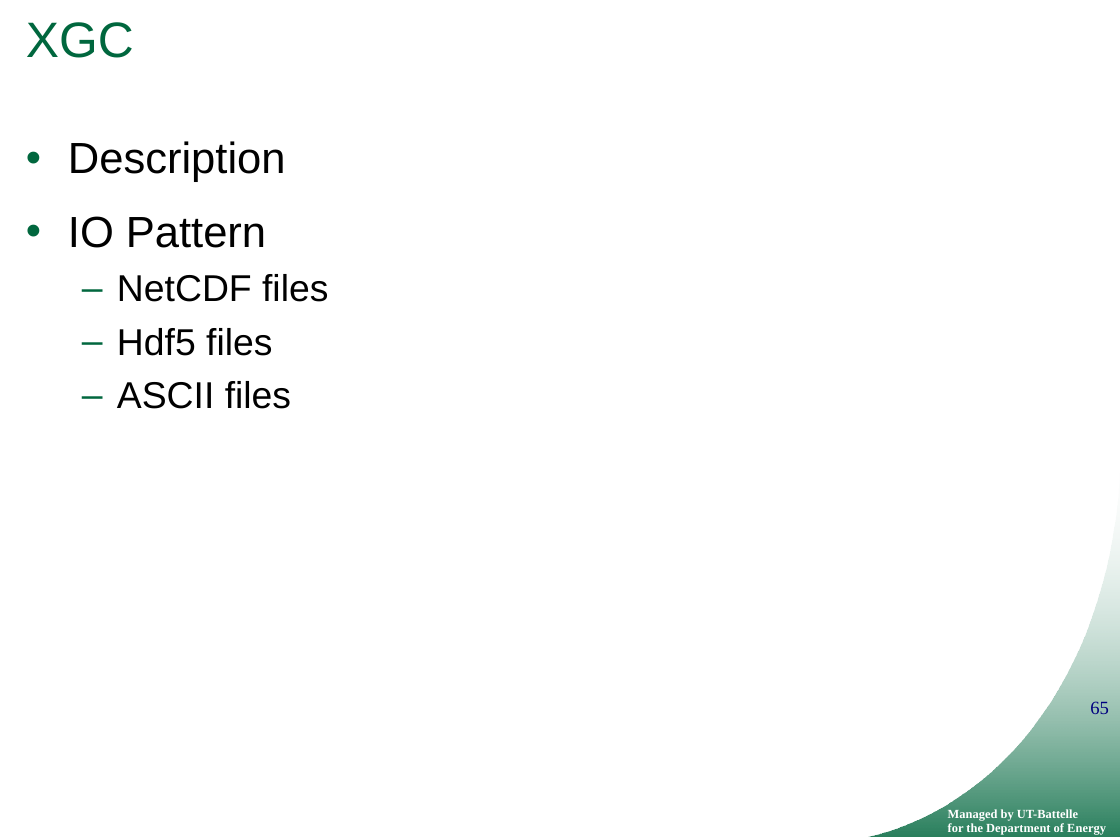
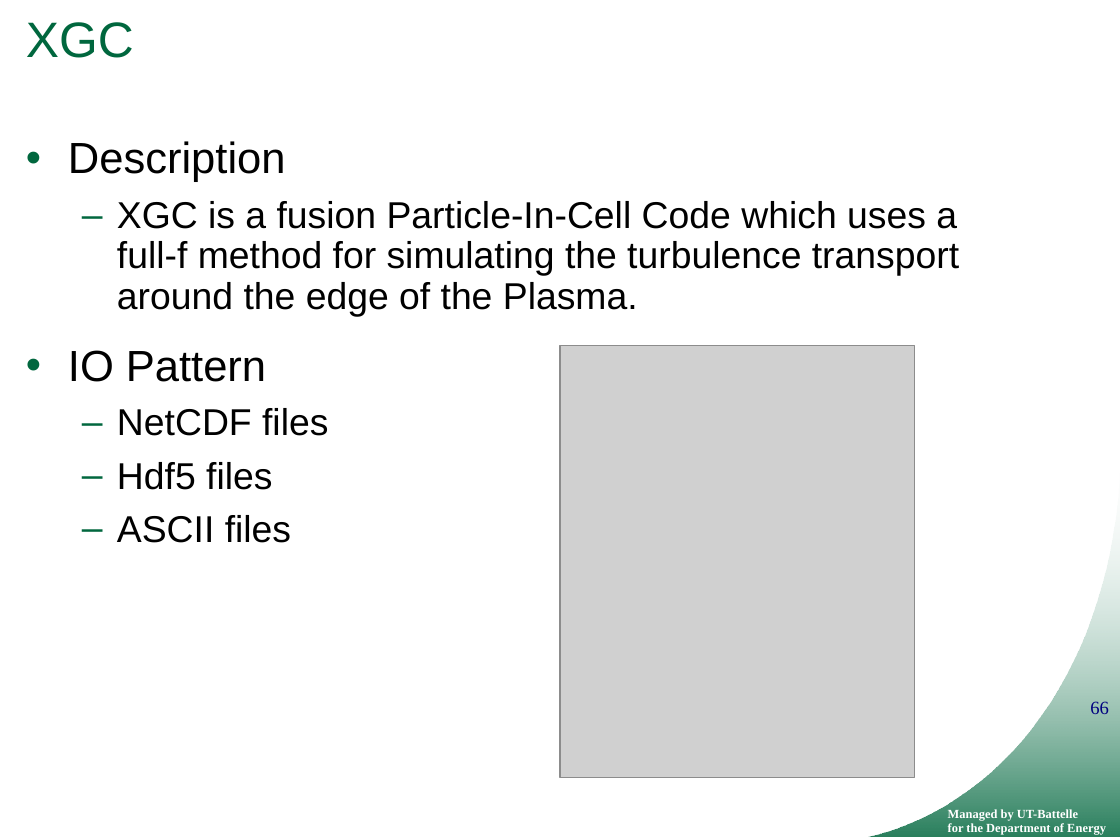
Before and after one commit to ornladios/ADIOS, a slide deck: slide 66 of tutorial/adios_api_scidac_tutorial.pptx (slide 65 before the commit). Drawn at 1120x840 pixels with LibreOffice and Linux fonts; fonts in the diff are those of the drawing; grey boxes stand for pictures; background and template pictures are left out. Boxes give left, top, right and bottom in pixels: in the first picture for what was removed or moved away, otherwise in the second. Text is boxed around its words. In the diff, an @@ line names an element or a change of style, - is before the commit and + after.

```diff
--- a/tutorial/adios_api_scidac_tutorial.pptx
+++ b/tutorial/adios_api_scidac_tutorial.pptx
@@ text at [117,201,959,316]: paragraph added @@
+  – XGC is a fusion Particle-In-Cell Code which uses a full-f method for simulating the turbulence transport around the edge of the Plasma.
@@ picture added at [560,345,915,777] @@
@@ page number at [1090,701,1109,714]: text changed @@
-65
+66
```
Also in this commit, not shown: 22 other slides changed, 2 slides added, 14 slides removed.
